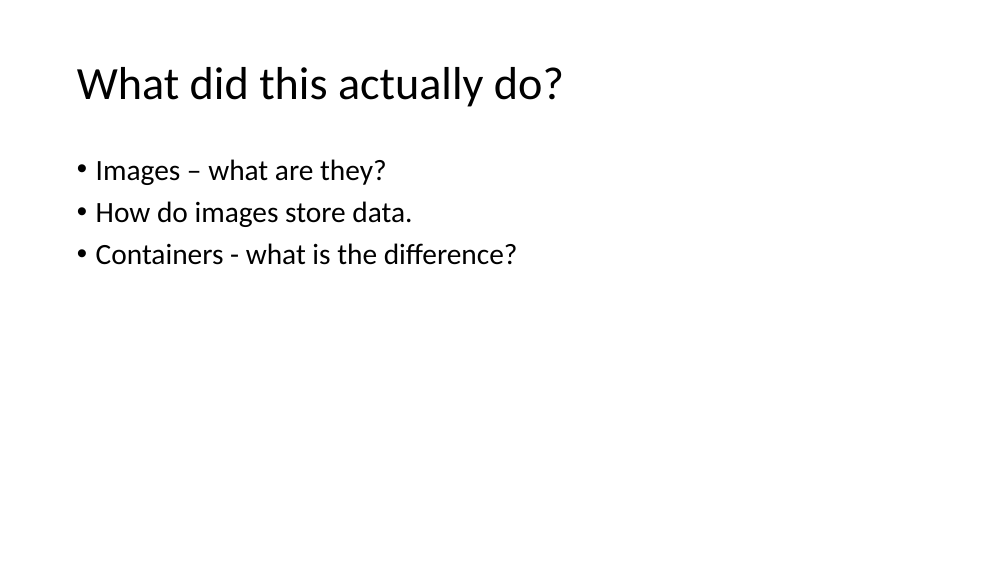
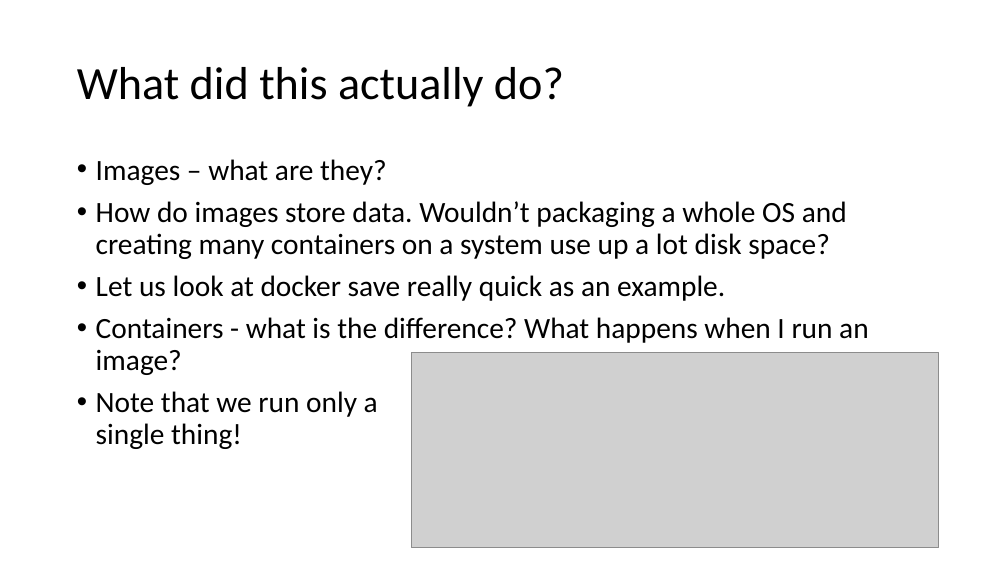
Before and after one commit to agsimeonov/docker-intro-presentation, a slide deck: slide 13 of docker-intro-presentation.pptx (slide 12 before the commit). Drawn at 1008x567 pixels with LibreOffice and Linux fonts; fonts in the diff are those of the drawing; grey boxes stand for pictures. Boxes give left, top, right and bottom in pixels: in the first picture for what was removed or moved away, otherwise in the second. Text is boxed around its words. In the diff, an @@ line names an element or a change of style, - is before the commit and + after.

```diff
--- a/docker-intro-presentation.pptx
+++ b/docker-intro-presentation.pptx
@@ text at <box>96,201,868,449</box>: text changed @@
-• How do images store data.
-• Containers - what is the difference?
+• How do images store data. Wouldn’t packaging a whole OS and creating many containers on a system use up a lot disk space?
+• Let us look at docker save really quick as an example.
+• Containers - what is the difference? What happens when I run an image?
+• Note that we run only a
+  single thing!
@@ picture added at <box>411,352,939,548</box> @@
```
Also in this commit, not shown: 8 other slides changed, 3 slides added, 2 other files.
